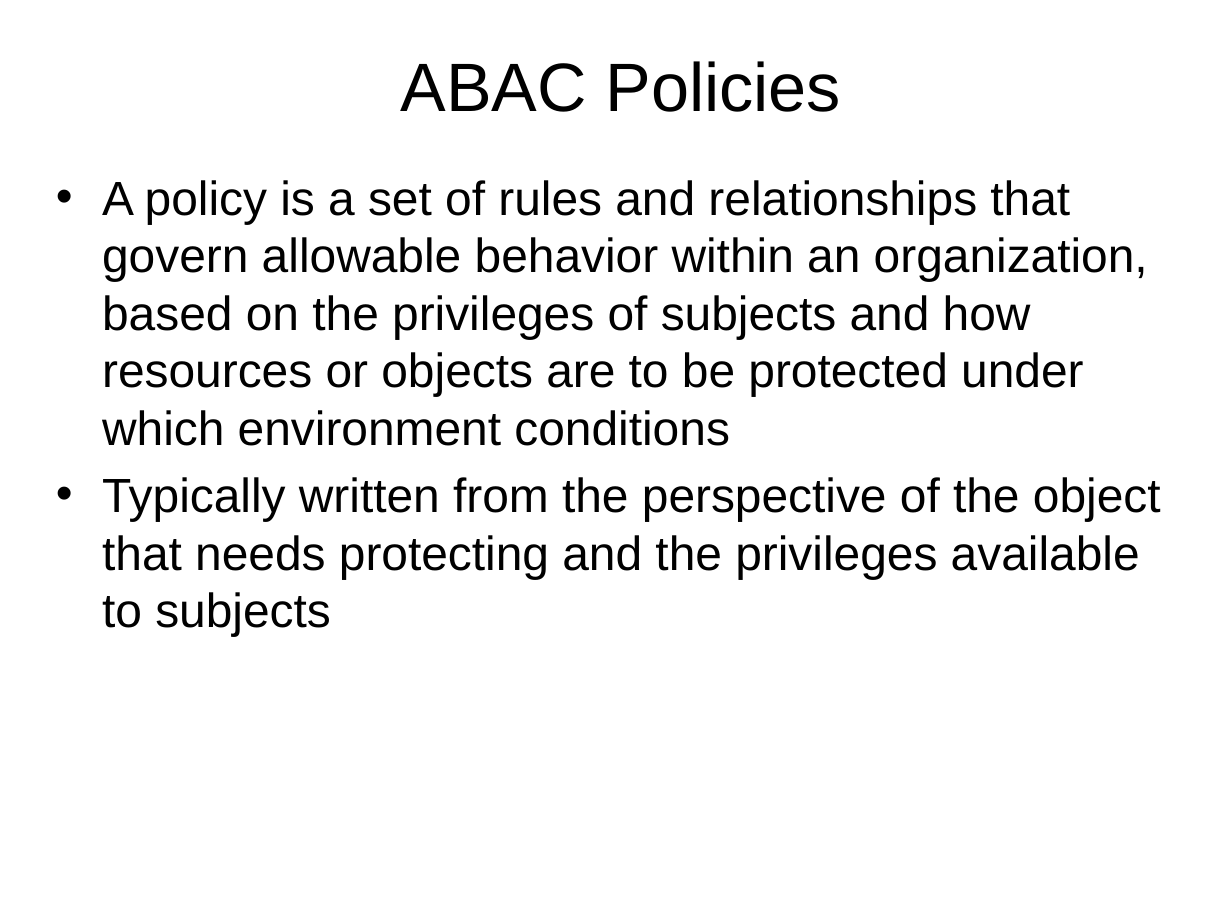
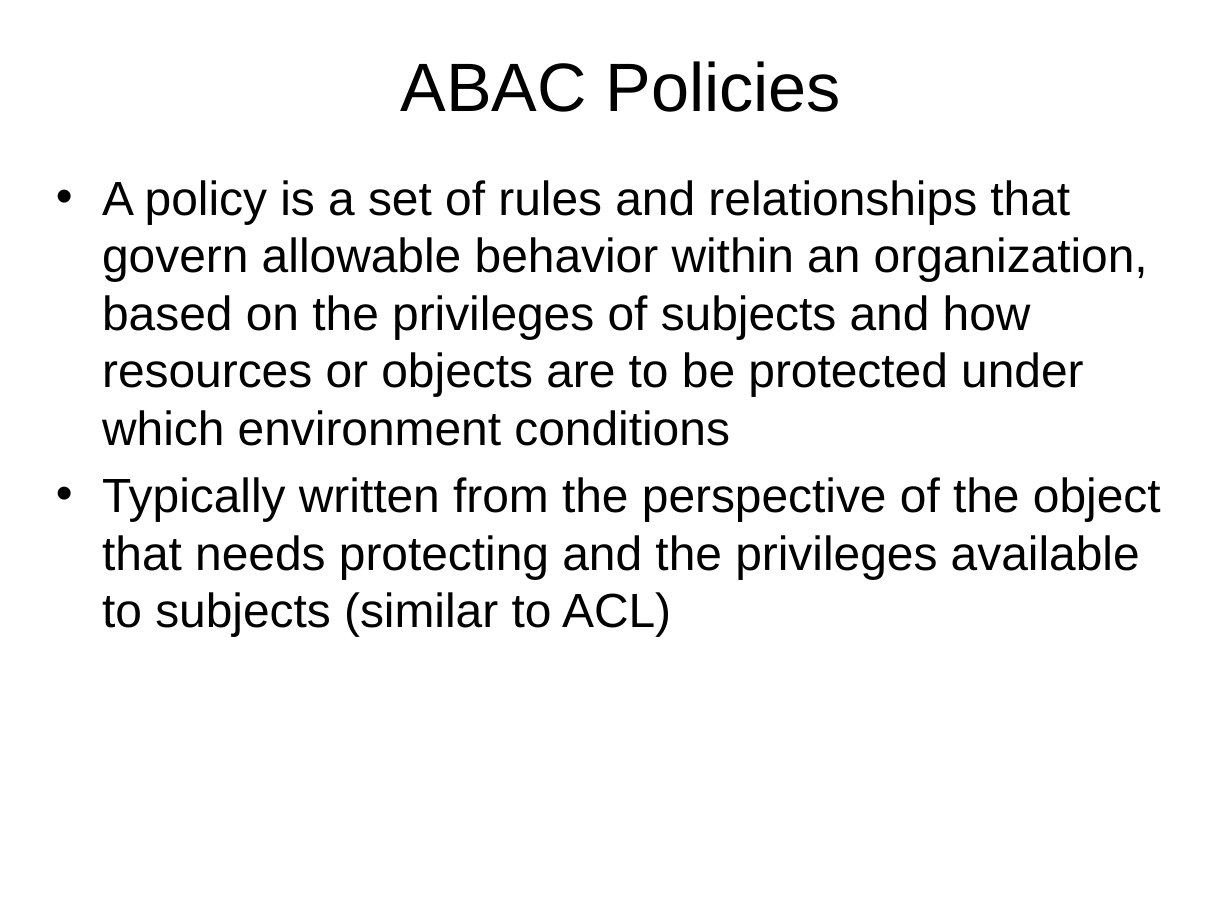
Before and after one commit to gulaoshi/gu.github.io, a slide deck: slide 30 of InfoSec/PPTs/L4-CH04-Access Control.pptx (slide 31 before the commit). Drawn at 1232x924 pixels with LibreOffice and Linux fonts; fonts in the diff are those of the drawing. Boxes give left, top, right and bottom in pixels: in the first picture for what was removed or moved away, otherwise in the second. Text is boxed around its words. In the diff, an @@ line names an element or a change of style, - is before the commit and + after.

```diff
--- a/InfoSec/PPTs/L4-CH04-Access Control.pptx
+++ b/InfoSec/PPTs/L4-CH04-Access Control.pptx
@@ text at (x1=102, y1=477, x2=1161, y2=636): text changed @@
-• Typically written from the perspective of the object that needs protecting and the privileges available to subjects
+• Typically written from the perspective of the object that needs protecting and the privileges available to subjects (similar to ACL)
```
Also in this commit, not shown: 13 other slides changed, 1 slide removed, 2 other files.
